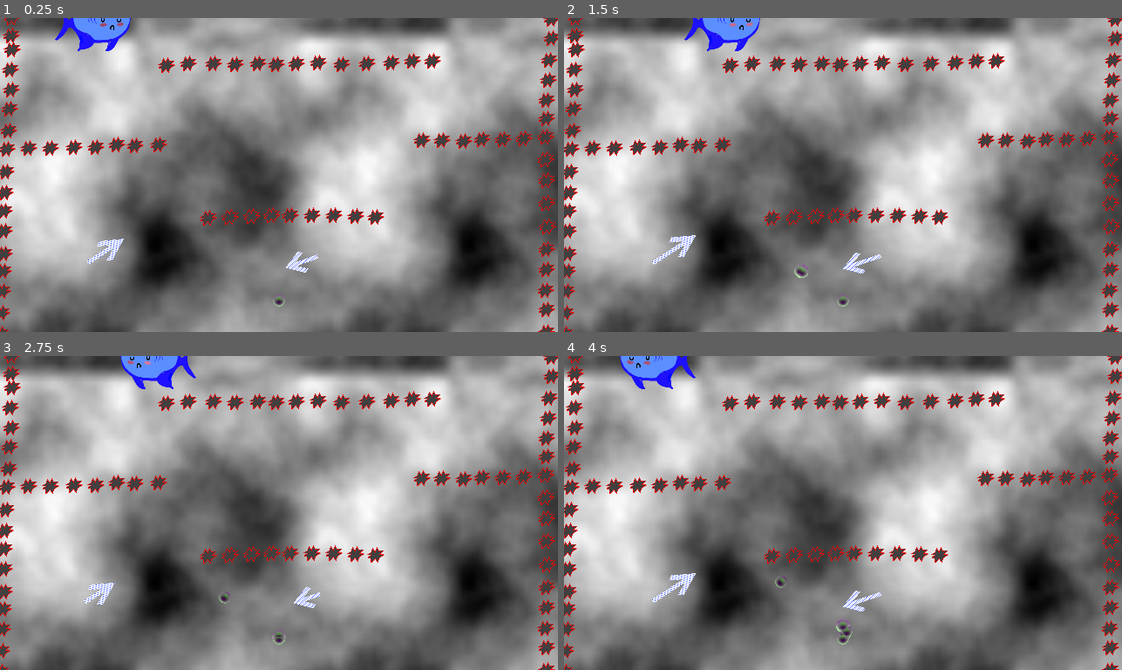
Above: before the commit, frames 1-4 (two rows, left to right).
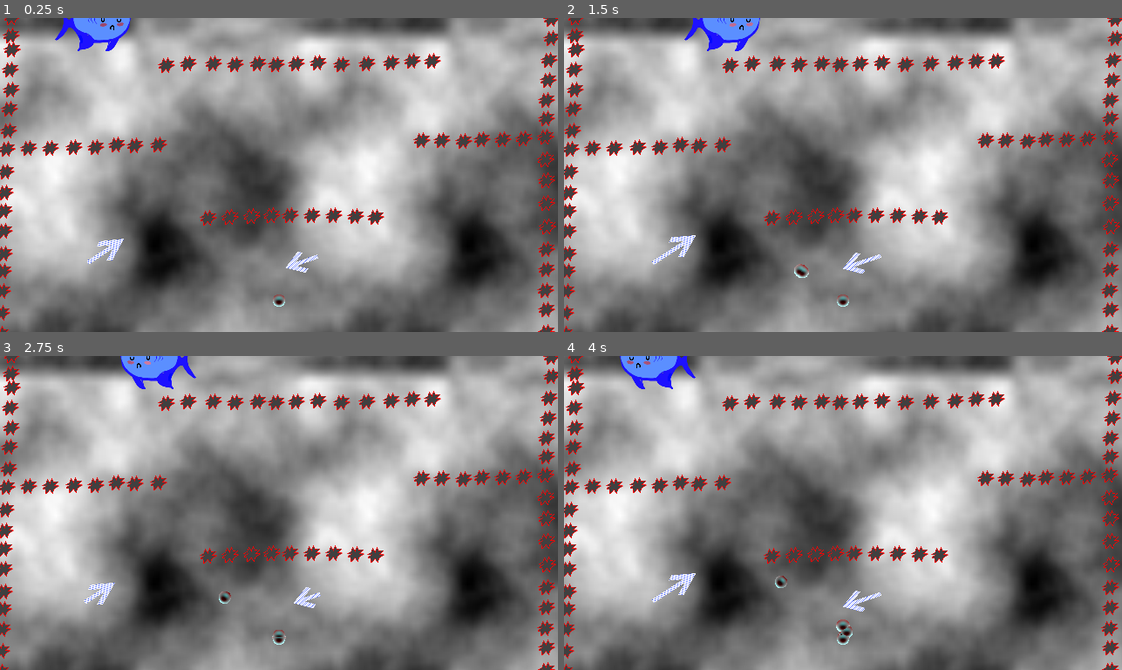
Above: after the commit, the same moments.

Repository: Raattis/ggj25
Game: Godot game, scene res://riku/maailma.tscn
Same seed, same stepped clock (60 frames per second), same inputs: the game is played once before the commit and once after it. The engine's default icon, where the game draws it, is replaced by a stand-in: a white triangle on a blue panel in a dark square.
Inputs (mouse positions are in pixels of both pictures, inside the frame that each line leads up to):
- Up to frame 1 (0.25 s): no input
- Up to frame 2 (1.5 s): move the mouse to (965, 159) at 0.52 s; hold Space (launch) 0.53-1.28 s; move the mouse to (731, 190) at 1.27 s; tap Middle mouse button (move_camera) at 1.35 s
- Up to frame 3 (2.75 s): move the mouse to (334, 443) at 2.02 s; hold Right mouse button (remove) from 2.03 s (still down)
- Up to frame 4 (4 s): move the mouse to (815, 575) at 2.77 s; release Right mouse button (remove) at 2.78 s; click (815, 575) at 2.85 s; move the mouse to (1010, 560) at 3.52 s; hold Space (launch) from 3.53 s (still down)

The runs differ from the first frame. In frame 1, less than 0.1% of the frame differs, in the area x 48-52%, y 88-92%; in frame 2, 0.1%; in frame 3, 0.1%; in frame 4, 0.2%, in the area x 37-52%, y 70-92%.

Commit message:
kupla värei yms. muoto paremmaksi

Diff:
--- a/godot-project/janne/bubblescene.gdshader
+++ b/godot-project/janne/bubblescene.gdshader
@@ -44,16 +44,16 @@
 			dist = sd;
 		}
 
-		metasum += smoothstep(r * 2.0, 0.0, length(p));
+		metasum += smoothstep(r * 1.8, 0.0, length(p));
 	}
 
-	if (metasum < 0.25) {
+	if (metasum < 0.1) {
 		COLOR = texture(tex_bg, pos);
 	} else {
 		float light = -dot(normalize(vec3(pos, 0.0)), normal);
 		vec4 refracted_sample = texture(tex_bg, pos - normal.xy * 0.015);
 		//COLOR = vec4(vec3(metasum, 0.6, 0.5) * light, 1.0);
-		COLOR = vec4(mix(refracted_sample.xyz, vec3(0.2, 1., 0.) * light, normal.z * 0.5), 1.0);
+		COLOR = vec4(mix(vec3(0.2, 1., 1.) * light, refracted_sample.xyz, 1. - normal.z * 0.7), 1.0);
 		//COLOR = vec4(normal, 1.0);
 	}
 }
Not shown: 1 places in godot-project/riku/maailma.tscn that only renumber resources
